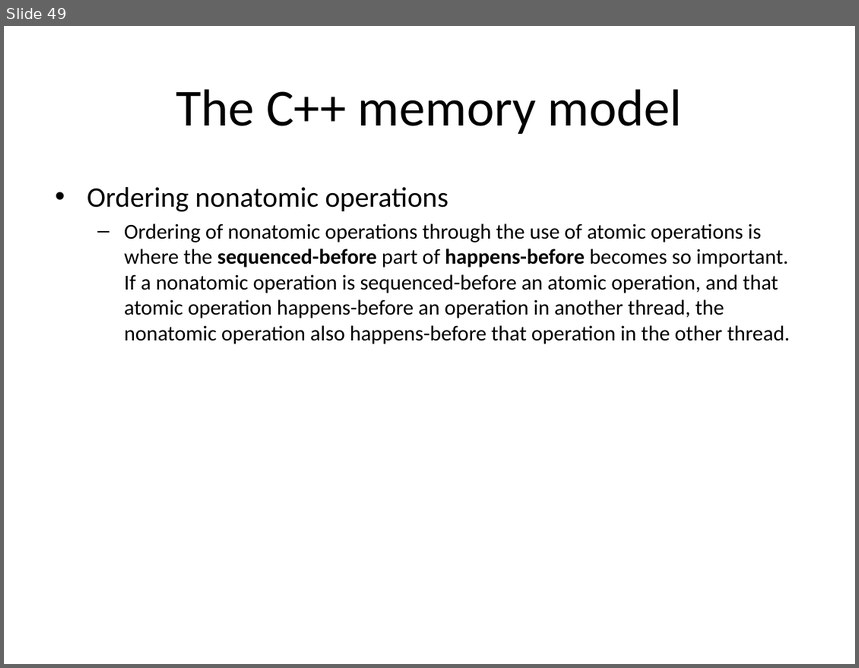
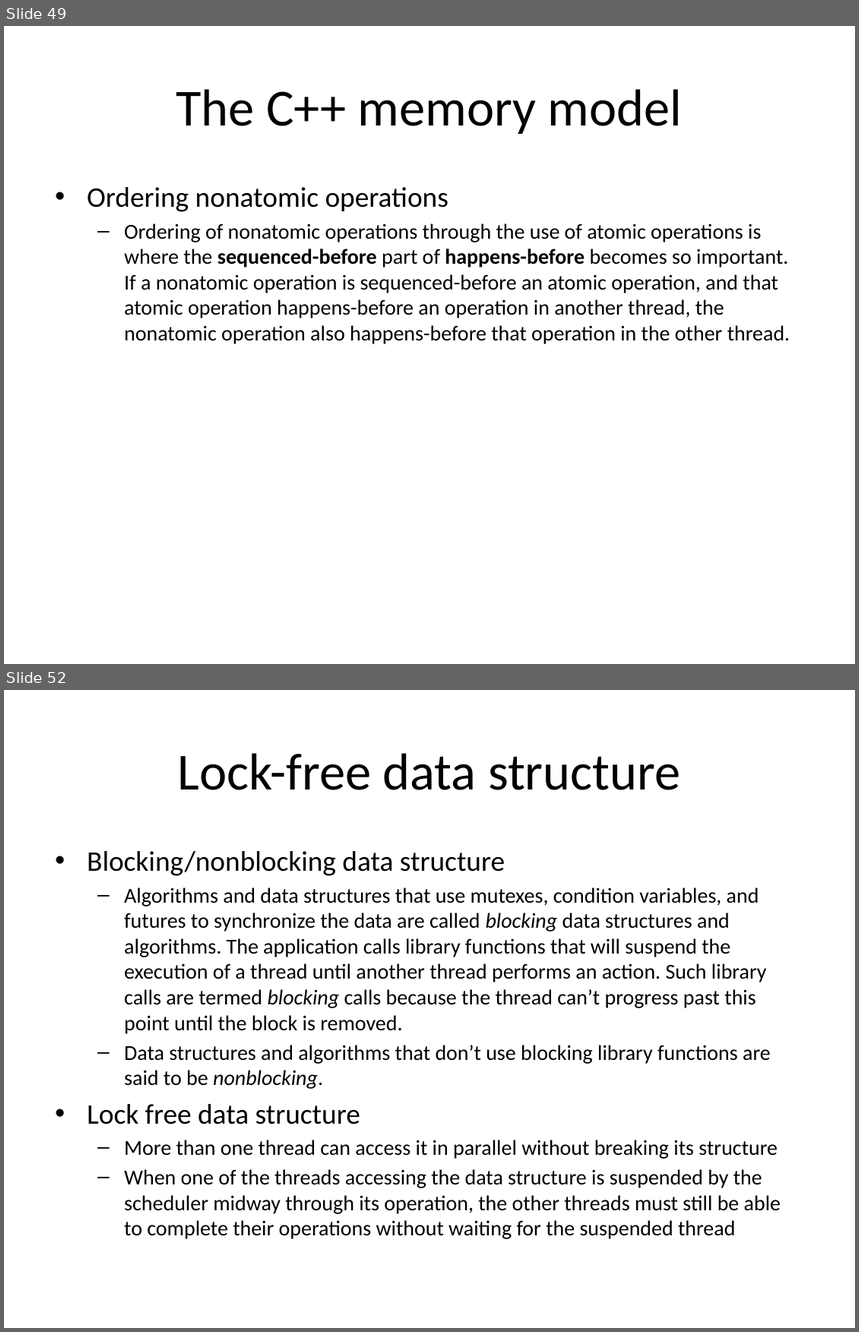
Before and after one commit to chenziliang/summary-of-the-books, a slide deck: CPPCIA.pptx. Shown one above the other, each under a label of ours: slide 49 before the commit, slides 49 and 52 after it; the slides between them are not shown. The pictures are 859x668 and 859x1332 pixels, drawn with LibreOffice and Linux fonts; fonts in the diff are those of the drawing. Boxes give left, top, right and bottom in pixels: in the first picture for what was removed or moved away, otherwise in the second. Text is boxed around its words. In the diff, an @@ line names an element or a change of style, - is before the commit and + after.

```diff
--- a/CPPCIA.pptx
+++ b/CPPCIA.pptx
@@ slide 52 added at box(4, 690, 855, 1328), background #FFFFFF @@
@@ title added at box(178, 753, 680, 790), 44 pt, text #000000 @@
+Lock-free data structure
@@ text added at box(87, 851, 781, 1239), 18 pt, text #000000 @@
+• Blocking/nonblocking data structure
+  – Algorithms and data structures that use mutexes, condition variables, and futures to synchronize the data are called blocking data structures and algorithms. The application calls library functions that will suspend the execution of a thread until another thread performs an action. Such library calls are termed blocking calls because the thread can’t progress past this point until the block is removed.
+  – Data structures and algorithms that don’t use blocking library functions are said to be nonblocking.
+• Lock free data structure
+  – More than one thread can access it in parallel without breaking its structure
+  – When one of the threads accessing the data structure is suspended by the scheduler midway through its operation, the other threads must still be able to complete their operations without waiting for the suspended thread
```
Also in this commit, not shown: 19 other slides added.
